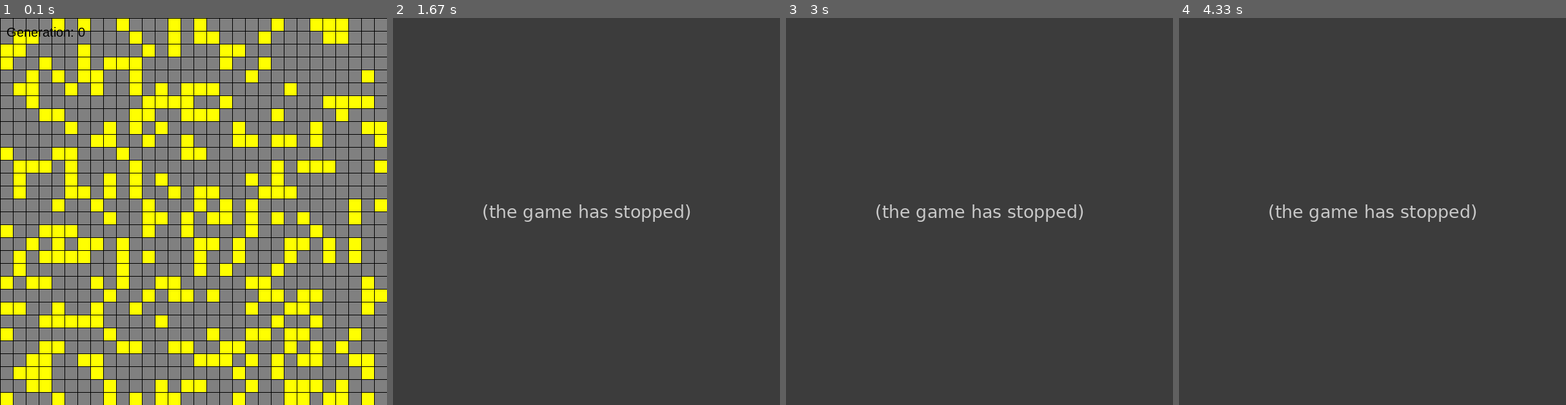
Above: before the commit, frames 1-4 (left to right).
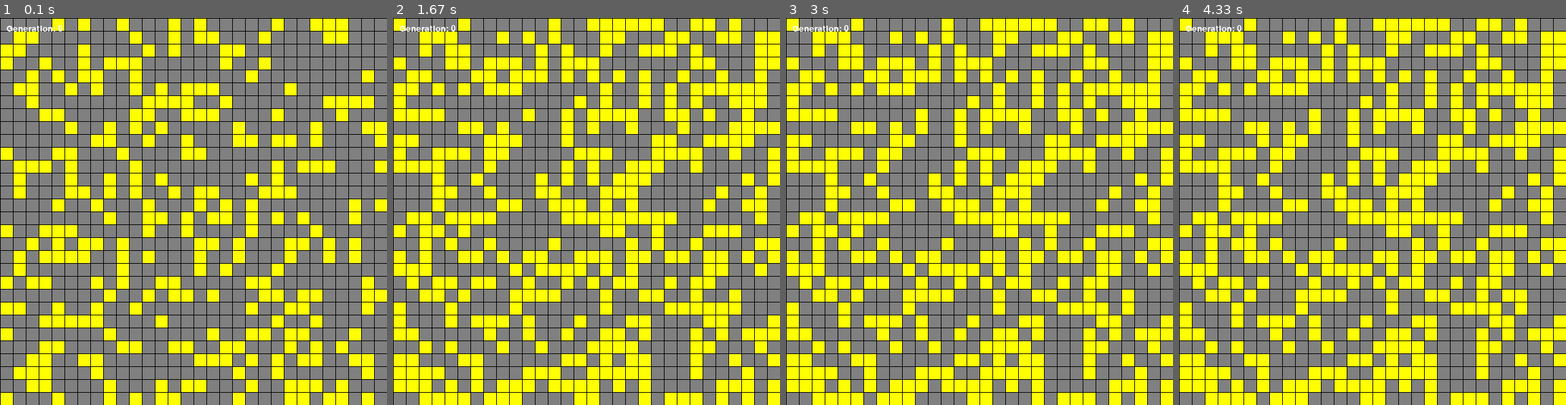
Above: after the commit, the same moments.

Repository: Ajman0525/Conways-Game-of-Life
Game: pygame game, started from src/main.py
Same seed, same stepped clock (60 frames per second), same inputs: the game is played once before the commit and once after it.
Inputs (mouse positions are in pixels of both pictures, inside the frame that each line leads up to):
- Up to frame 1 (0.1 s): type "Enter (at the terminal prompt)" at 0 s
- Up to frame 2 (1.67 s): tap Space at 0.33 s; tap C at 0.67 s; click (466, 153) at 1.05 s; tap G at 1.33 s
- Up to frame 3 (3 s): click (886, 134) at 1.72 s; click (979, 257) at 2.05 s; click (925, 130) at 2.38 s; click (1114, 312) at 2.72 s
- Up to frame 4 (4.33 s): click (1248, 250) at 3.05 s; click (1260, 137) at 3.38 s; click (1279, 281) at 3.72 s; click (1511, 300) at 4.05 s

The runs differ from the first frame. In frame 1, 0.2% of the frame differs, in the area x 1-22%, y 1-5%; in frame 2, 100%, in the area x 0-100%, y 0-100%; in frame 3, 100%; in frame 4, 100%.
Error before the commit: NameError: name 'gen' is not defined (main.py line 144); the game stopped at 1.33 s (later frames are placeholders)

Commit message:
feat: revise the appearance of the simulation and remove unecessary comments in the main simulation file

Diff:
--- a/src/main.py
+++ b/src/main.py
@@ -5,9 +5,10 @@
 
 pygame.display.set_caption("Conway's Game of Life")
 
-BLACK = (0,0,0)
-GREY = (128,128,128)
-YELLOW = (255,255,0)
+BLACK = (0, 0, 0)
+GREY = (128, 128, 128)
+YELLOW = (255, 255, 0)
+WHITE = (255, 255, 255)
 
 from .game_of_life_logic import(
     determine_next_cell_state,
@@ -76,12 +77,12 @@
     count = 0
     update_frequency = 5 # Calibrate to a higher value for a slower update speed
 
-    # (2) New added variables
+    positions = set()
+
     global current_generation, target_generations
     current_generation = 0
-    target_generations = None  # None means run indefinitely
+    target_generations = None
 
-    # <-- CHANGE: Ask user in terminal for number of generations
     try:
         gens = input("Enter number of generations to run (or press Enter for unlimited): ")
         if gens.strip() == "":
@@ -94,11 +95,10 @@
         print("Invalid input. Running unlimited generations")
         target_generations = None
 
-    # <-- CHANGE: Generate initial random live cells automatically
     positions = generate_random_cells(random.randrange(10,20) * GRID_WIDTH)  # Randomly generate some live cells
 
     while running:
-        clock.tick(FPS) # Regulate the fps of the loop
+        clock.tick(FPS)
 
         if playing:
             count += 1
@@ -106,64 +106,59 @@
         if count >= update_frequency:
             count = 0
             positions = adjust_grid(positions)
-            # (3) New added logic
             current_generation += 1
 
-            #(4) New added logic that stops if target generations is reached
             if target_generations is not None and current_generation >= target_generations:
                 playing = False
                 print(f"Reached target of {target_generations} generations.")
 
         for event in pygame.event.get():
-            if event.type == pygame.QUIT: # Terminate the loop once the game exits
+            if event.type == pygame.QUIT:
                 running = False
 
-            if event.type == pygame.MOUSEBUTTONDOWN: # Mark a position when the mouse is pressed
+            if event.type == pygame.MOUSEBUTTONDOWN:
                 x, y = pygame.mouse.get_pos()
                 col = x // TILE_SIZE
                 row = y // TILE_SIZE
                 pos = (col, row)
 
-                if pos in positions: # Note: constant time complexity
+                if pos in positions:
                     positions.remove(pos)
                 else:
                     positions.add(pos)
 
             if event.type == pygame.KEYDOWN:
-                if event.key == pygame.K_SPACE: # Pausing or playing the simulation
+                if event.key == pygame.K_SPACE:
                     playing = not playing
 
-                if event.key == pygame.K_c: # Resets the screen
+                if event.key == pygame.K_c:
                     positions = set()
                     playing = False
                     count = 0
-                    current_generation = 0 #(5) New added variable reset generation counter
-                    target_generations = None #(6) New added variable clear target
+                    current_generation = 0
+                    target_generations = None
 
                 if event.key == pygame.K_g:
-                    positions = gen(random.randrange(10,20) * GRID_WIDTH) # Randomly generate cells
-                    current_generation = 0 #(7) New added variable reset generation counter
+                    positions = generate_random_cells(random.randrange(10,20) * GRID_WIDTH)
+                    current_generation = 0
 
-                # <-- CHANGE: Removed old K_n input since terminal now handles generations
 
-        screen.fill(GREY)   # Color of the screen
-        draw_grid(positions) # Draw the grids
+        screen.fill(GREY)
+        draw_grid(positions)
 
-        #(9) New added logic Display current generation count
-        font = pygame.font.SysFont('Arial', 20)
+        font = pygame.font.Font(None, 20)
         gen_text = f"Generation: {current_generation}"
         if target_generations is not None:
             gen_text += f" / {target_generations}"
-        text_surface = font.render(gen_text, True, BLACK)
+        text_surface = font.render(gen_text, True, WHITE)
         screen.blit(text_surface, (10, 10))
 
-        pygame.display.update() # Applies the drawing and show it to the screen
+        pygame.display.update()
 
     pygame.quit()
 
 if __name__ == "__main__":
     import sys
-    # (10) New added logic to accept command-line argument for generations
     if len(sys.argv) > 1:
         try:
             target_generations = int(sys.argv[1])
